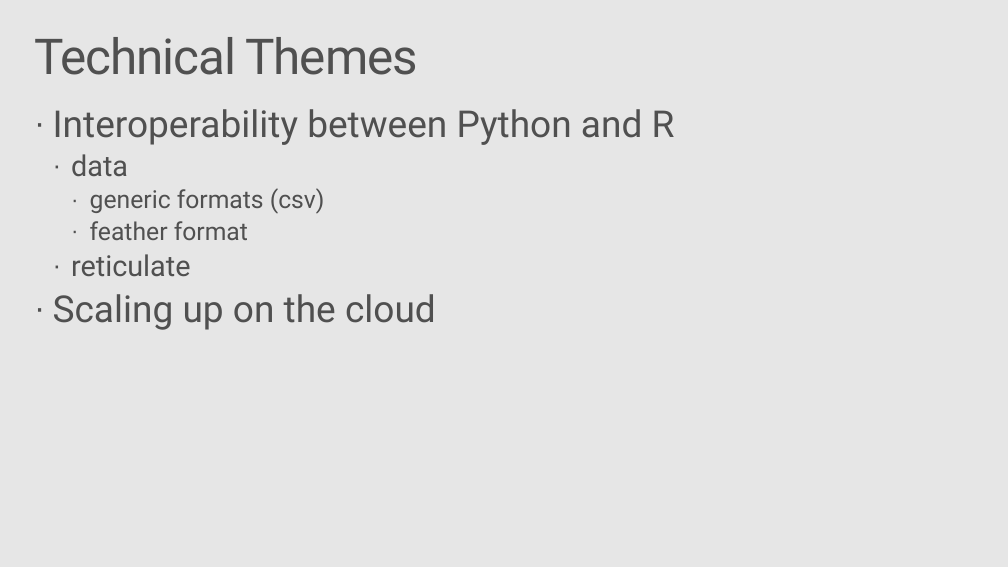
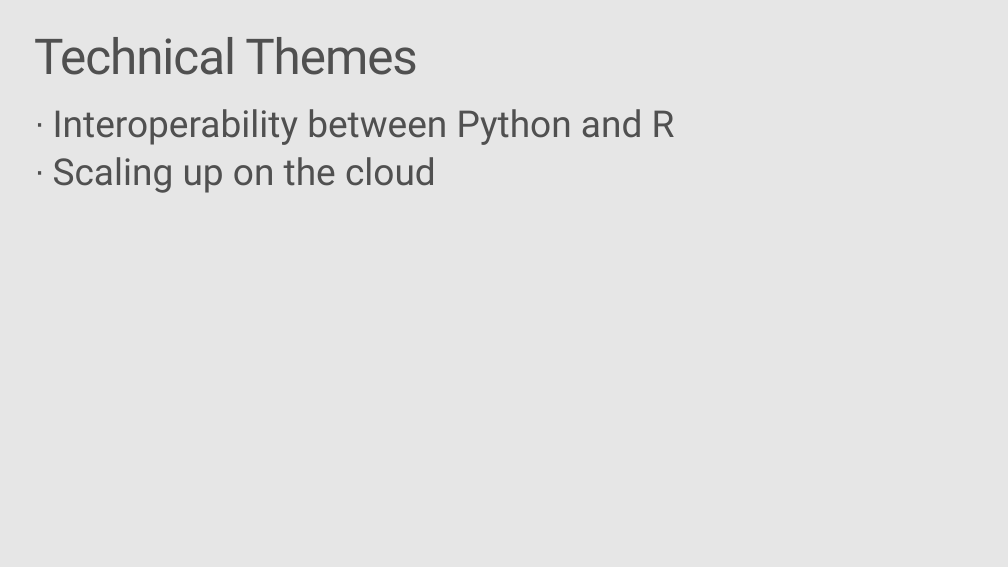
Before and after one commit to Azure/Strata2018, a slide deck: slide 5 of active_learning_workshop.pptx. Drawn at 1008x567 pixels with LibreOffice and Linux fonts; fonts in the diff are those of the drawing; background and template pictures are left out. Boxes give left, top, right and bottom in pixels: in the first picture for what was removed or moved away, otherwise in the second. Text is boxed around its words. In the diff, an @@ line names an element or a change of style, - is before the commit and + after.

Commit message:
no reticulate

```diff
--- a/active_learning_workshop.pptx
+++ b/active_learning_workshop.pptx
@@ text at <box>71,154,325,276</box>: paragraphs removed @@
-  · data
-    · generic formats (csv)
-    · feather format
-  · reticulate
```
